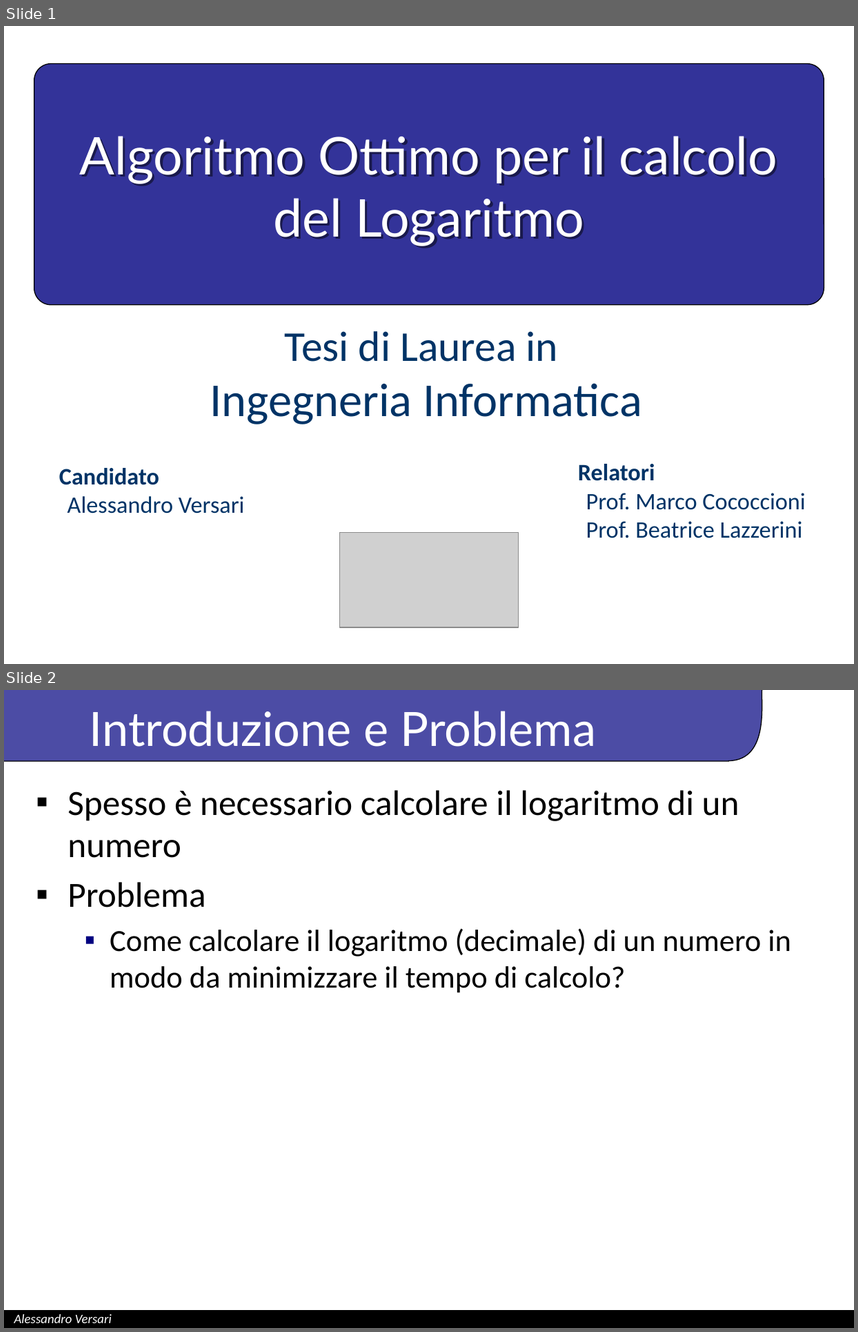
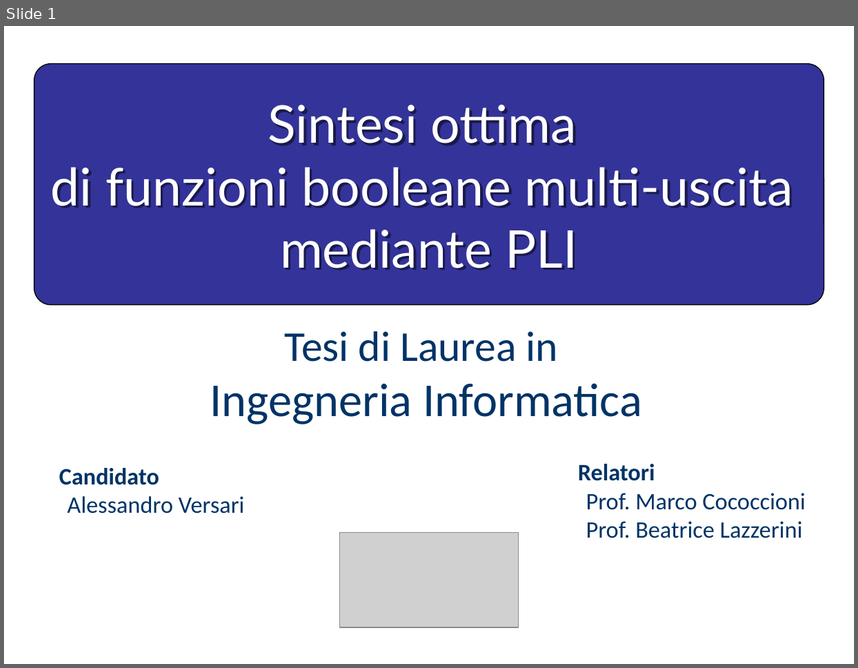
Before and after one commit to just-hms/Optimal-synthesis-of-multi-output-boolean-functions-using-ILP, a slide deck: PresentazioneTesiVersari.pptx. Shown one above the other, each under a label of ours: slides 1 and 2 before the commit, slide 1 after it. The pictures are 858x1332 and 858x668 pixels, drawn with LibreOffice and Linux fonts; fonts in the diff are those of the drawing; grey boxes stand for pictures; background and template pictures are left out. Boxes give left, top, right and bottom in pixels: in the first picture for what was removed or moved away, otherwise in the second. Text is boxed around its words. In the diff, an @@ line names an element or a change of style, - is before the commit and + after.

```diff
--- a/PresentazioneTesiVersari.pptx
+++ b/PresentazioneTesiVersari.pptx
@@ slide 2 removed at (x1=4, y1=690, x2=854, y2=1328), background #FFFFFF @@
@@ freeform shape removed at (x1=4, y1=690, x2=771, y2=761) @@
@@ rectangle removed at (x1=764, y1=690, x2=853, y2=778) @@
@@ title removed at (x1=90, y1=711, x2=596, y2=747) @@
-Introduzione e Problema
@@ text removed at (x1=771, y1=753, x2=842, y2=779) @@
-PerLab
@@ text removed at (x1=67, y1=790, x2=791, y2=993) @@
-▪ Spesso è necessario calcolare il logaritmo di un numero
-▪ Problema
-  ▪ Come calcolare il logaritmo (decimale) di un numero in modo da minimizzare il tempo di calcolo?
@@ rectangle removed at (x1=4, y1=1310, x2=854, y2=1328) @@
@@ text removed at (x1=14, y1=1314, x2=112, y2=1323) @@
-Alessandro Versari
@@ slide 1 changed as well @@
@@ title at (x1=51, y1=105, x2=793, y2=270): text changed @@
-Algoritmo Ottimo per il calcolo del Logaritmo
+Sintesi ottima
+di funzioni booleane multi-uscita
+mediante PLI
```
Also in this commit, not shown: 3 slides added, 2 other slides removed, 7 other files.
